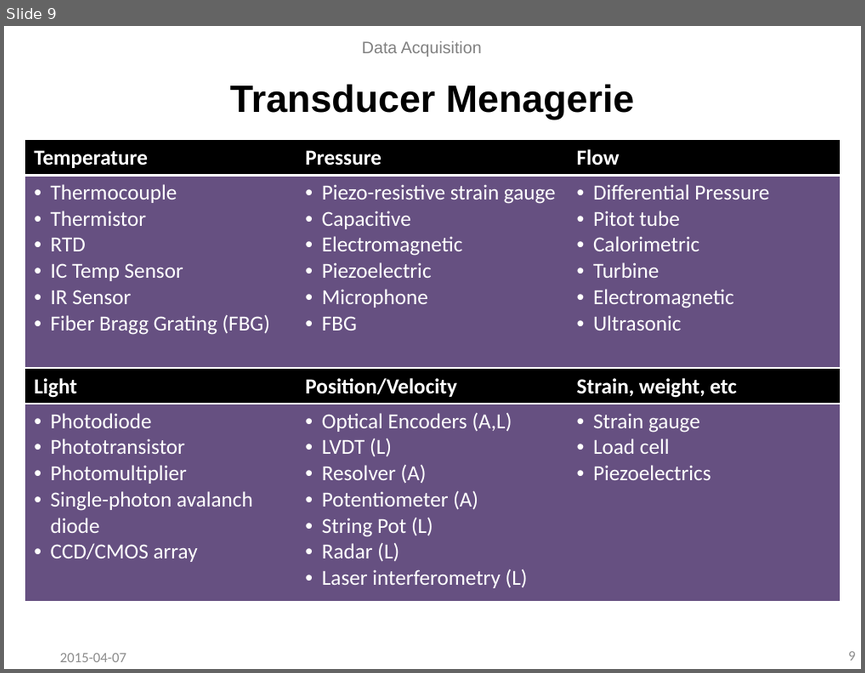
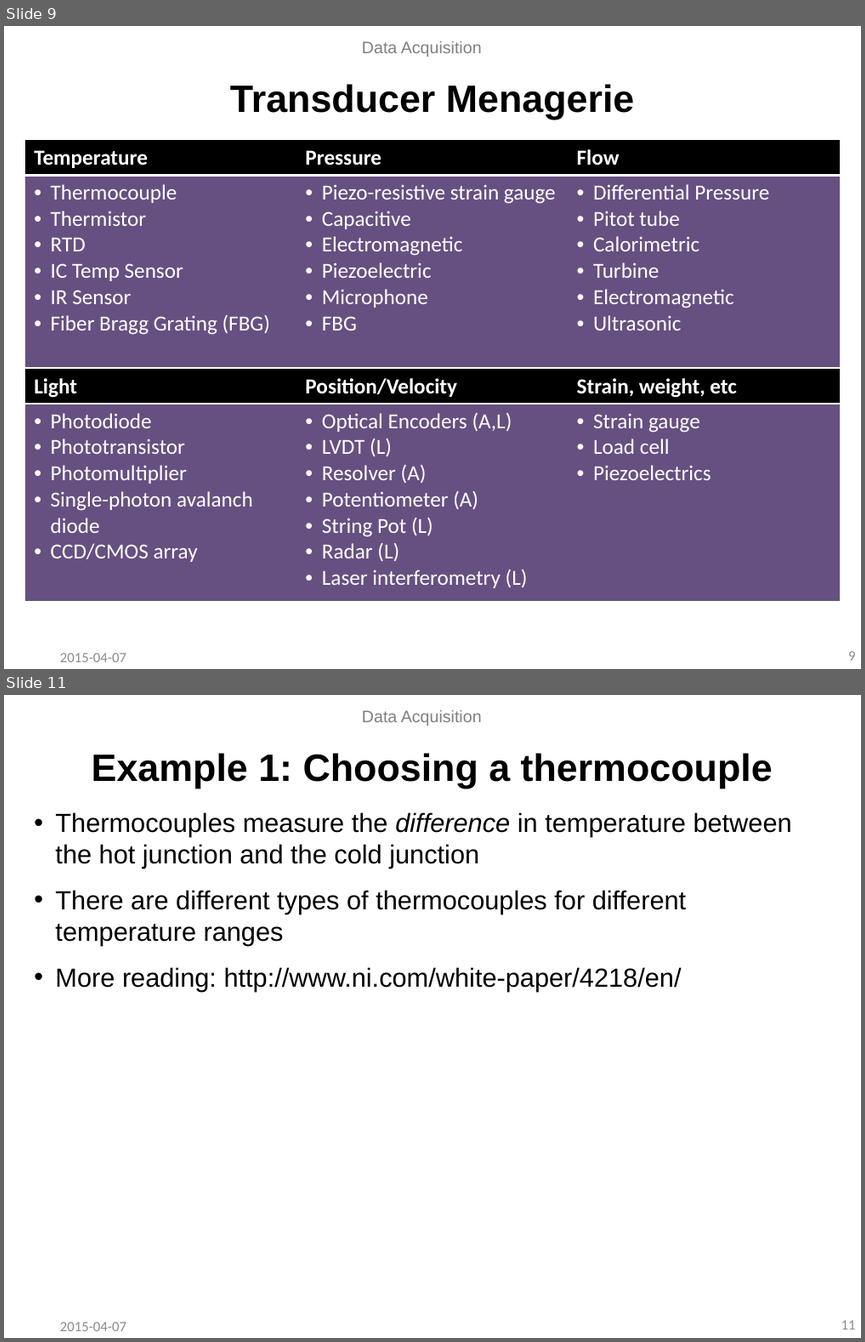
Before and after one commit to ddhanraj/ddhanraj, a slide deck: slides/DAQ.pptx. Shown one above the other, each under a label of ours: slide 9 before the commit, slides 9 and 11 after it; the slides between them are not shown. The pictures are 865x673 and 865x1342 pixels, drawn with LibreOffice and Linux fonts; fonts in the diff are those of the drawing; background and template pictures are left out. Boxes give left, top, right and bottom in pixels: in the first picture for what was removed or moved away, otherwise in the second. Text is boxed around its words. In the diff, an @@ line names an element or a change of style, - is before the commit and + after.

```diff
--- a/slides/DAQ.pptx
+++ b/slides/DAQ.pptx
@@ slide 11 added at bbox=[4, 695, 861, 1338], background picture (left out) @@
@@ text added at bbox=[362, 710, 482, 726], 14 pt, text #808080 @@
+Data Acquisition
@@ title added at bbox=[92, 753, 772, 789], 32 pt, text #000000, bold @@
+Example 1: Choosing a thermocouple
@@ text added at bbox=[55, 812, 792, 991], 22 pt, text #000000 @@
+• Thermocouples measure the difference in temperature between the hot junction and the cold junction
+• There are different types of thermocouples for different temperature ranges
+• More reading: http://www.ni.com/white-paper/4218/en/
@@ text added at bbox=[60, 1321, 126, 1331], 12 pt, text #8C8C8C @@
+2015-04-07
@@ page number added at bbox=[841, 1320, 856, 1329], 12 pt, text #8C8C8C @@
+11
```
Also in this commit, not shown: 1 slide changed, 1 other slide added, 15 other files.
